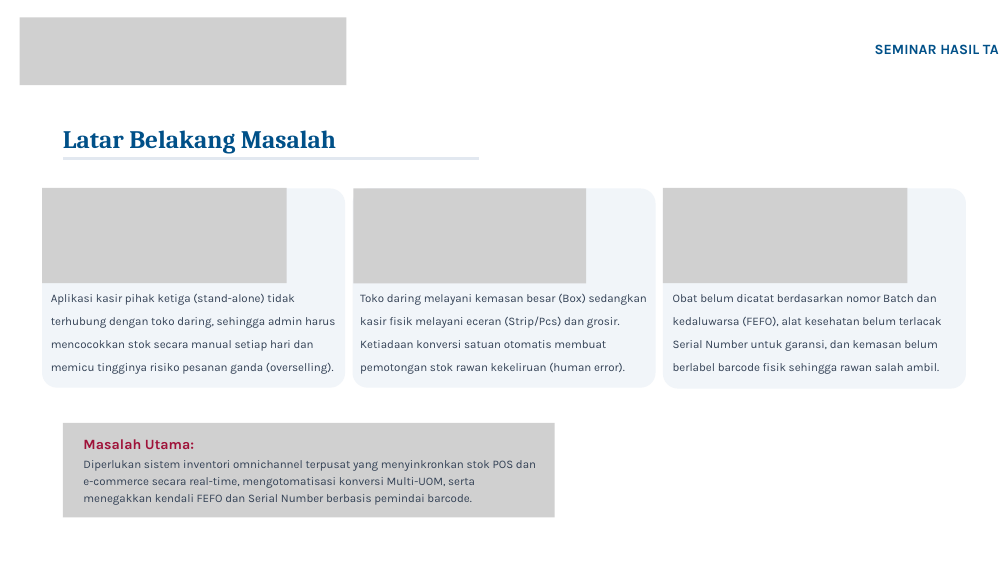
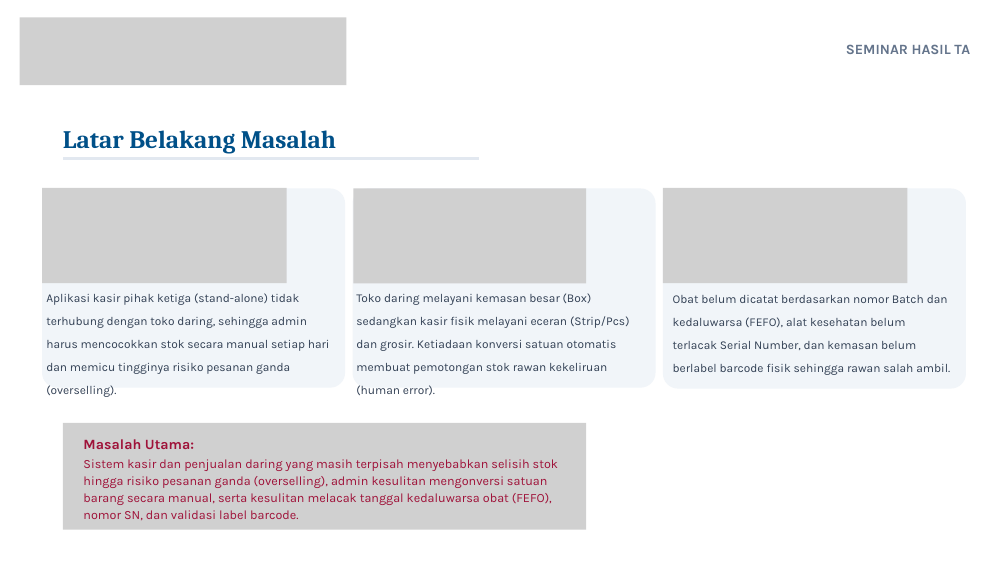
Before and after one commit to Marcell151/Sistem-Informasi-Inventori-Omnichannel-Zencare-Medical, a slide deck: slide 3 of lain/PPT/Seminar Hasil TA.pptx (slide 2 before the commit). Drawn at 1008x567 pixels with LibreOffice and Linux fonts; fonts in the diff are those of the drawing; grey boxes stand for pictures; background and template pictures are left out. Boxes give left, top, right and bottom in pixels: in the first picture for what was removed or moved away, otherwise in the second. Text is boxed around its words. In the diff, an @@ line names an element or a change of style, - is before the commit and + after.

```diff
--- a/lain/PPT/Seminar Hasil TA.pptx
+++ b/lain/PPT/Seminar Hasil TA.pptx
@@ text "SEMINAR HASIL TA" at bbox=[846, 44, 970, 54]: text colour #005088 to #64748B; alignment right to centre; less space between paragraphs @@
@@ text "Aplikasi kasir pihak ketiga (stand-alone) ..." at bbox=[46, 293, 330, 374]: size 16.5 to 17.1 pt; less space between paragraphs @@
@@ text "Toko daring melayani kemasan besar ..." at bbox=[356, 293, 629, 374]: size 16.5 to 17.1 pt; less space between paragraphs @@
@@ text at bbox=[673, 295, 950, 375]: text changed; size 16.5 to 17.1 pt @@
-Obat belum dicatat berdasarkan nomor Batch dan kedaluwarsa (FEFO), alat kesehatan belum terlacak Serial Number untuk garansi, dan kemasan belum berlabel barcode fisik sehingga rawan salah ambil.
+Obat belum dicatat berdasarkan nomor Batch dan kedaluwarsa (FEFO), alat kesehatan belum terlacak Serial Number, dan kemasan belum berlabel barcode fisik sehingga rawan salah ambil.
@@ picture: place and size @@
-picture at bbox=[63, 423, 554, 517]
+picture at bbox=[63, 423, 586, 530]
@@ text at bbox=[83, 459, 558, 520]: text changed; size 16.5 to 18 pt; text colour #334155 to #9F1239 @@
-Diperlukan sistem inventori omnichannel terpusat yang menyinkronkan stok POS dan e-commerce secara real-time, mengotomatisasi konversi Multi-UOM, serta menegakkan kendali FEFO dan Serial Number berbasis pemindai barcode.
+Sistem kasir dan penjualan daring yang masih terpisah menyebabkan selisih stok hingga risiko pesanan ganda (overselling), admin kesulitan mengonversi satuan barang secara manual, serta kesulitan melacak tanggal kedaluwarsa obat (FEFO), nomor SN, dan validasi label barcode.
```
Also in this commit, not shown: 7 other slides changed, 15 slides added, 14 slides removed, 47 other files.
